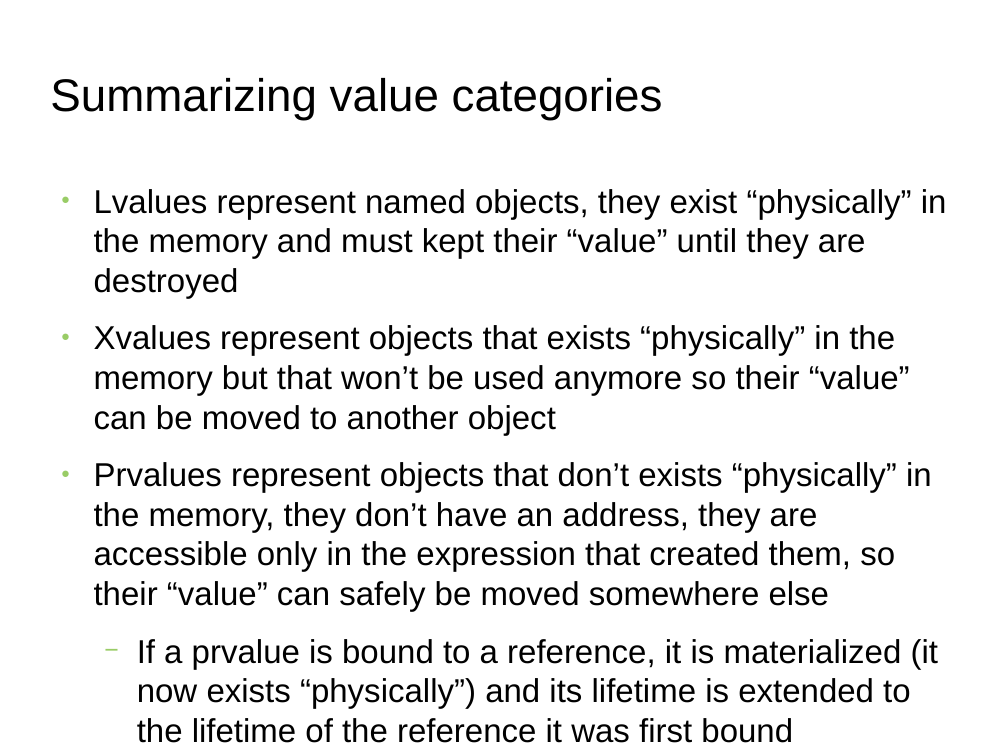
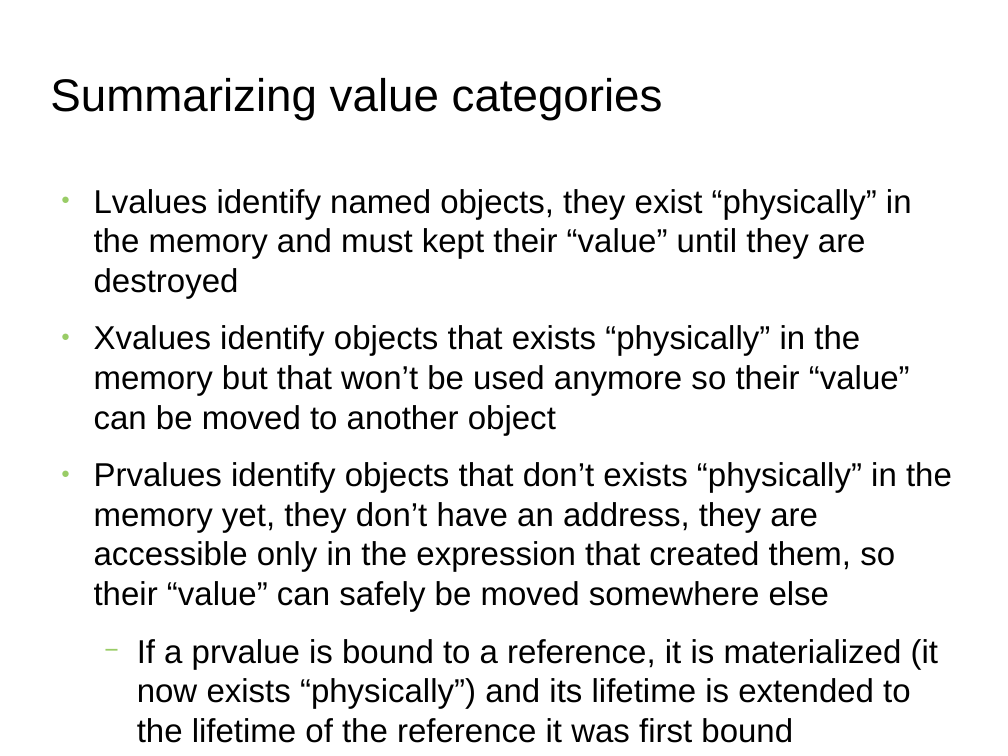
Before and after one commit to FranckRJ/CPP-trainings, a slide deck: slide 16 of traning-move.odp (slide 15 before the commit). Drawn at 1008x756 pixels with LibreOffice and Linux fonts; fonts in the diff are those of the drawing; background and template pictures are left out. Boxes give left, top, right and bottom in pixels: in the first picture for what was removed or moved away, otherwise in the second. Text is boxed around its words. In the diff, an @@ line names an element or a change of style, - is before the commit and + after.

Commit message:
Changement dans la manière d'expliquer la différence expression / objet.

```diff
--- a/traning-move.odp
+++ b/traning-move.odp
@@ text at [94, 189, 952, 612]: text changed @@
-● Lvalues represent named objects, they exist “physically” in the memory and must kept their “value” until they are destroyed
-● Xvalues represent objects that exists “physically” in the memory but that won’t be used anymore so their “value” can be moved to another object
-● Prvalues represent objects that don’t exists “physically” in the memory, they don’t have an address, they are accessible only in the expression that created them, so their “value” can safely be moved somewhere else
+● Lvalues identify named objects, they exist “physically” in the memory and must kept their “value” until they are destroyed
+● Xvalues identify objects that exists “physically” in the memory but that won’t be used anymore so their “value” can be moved to another object
+● Prvalues identify objects that don’t exists “physically” in the memory yet, they don’t have an address, they are accessible only in the expression that created them, so their “value” can safely be moved somewhere else
```
Also in this commit, not shown: 7 other slides changed, 1 slide added.
